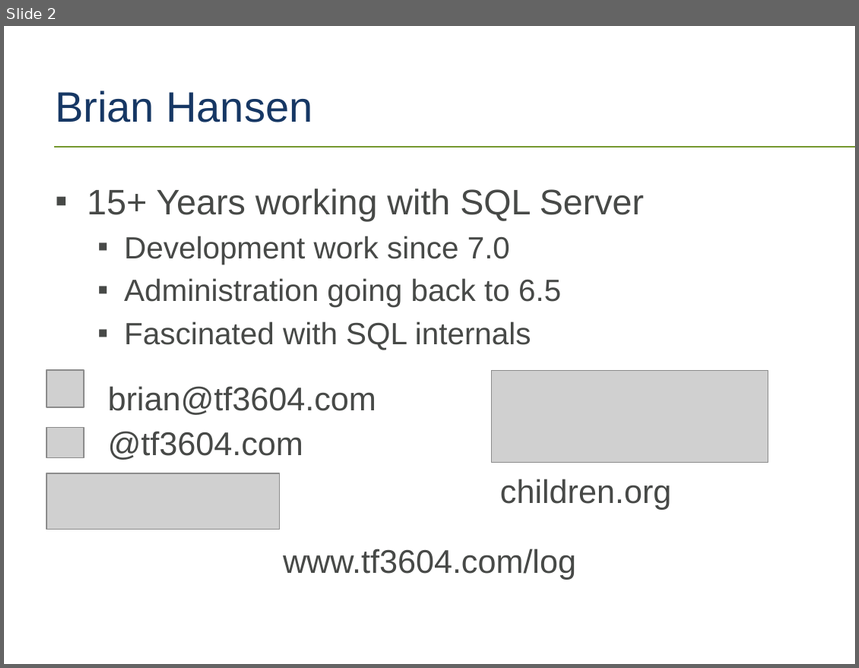
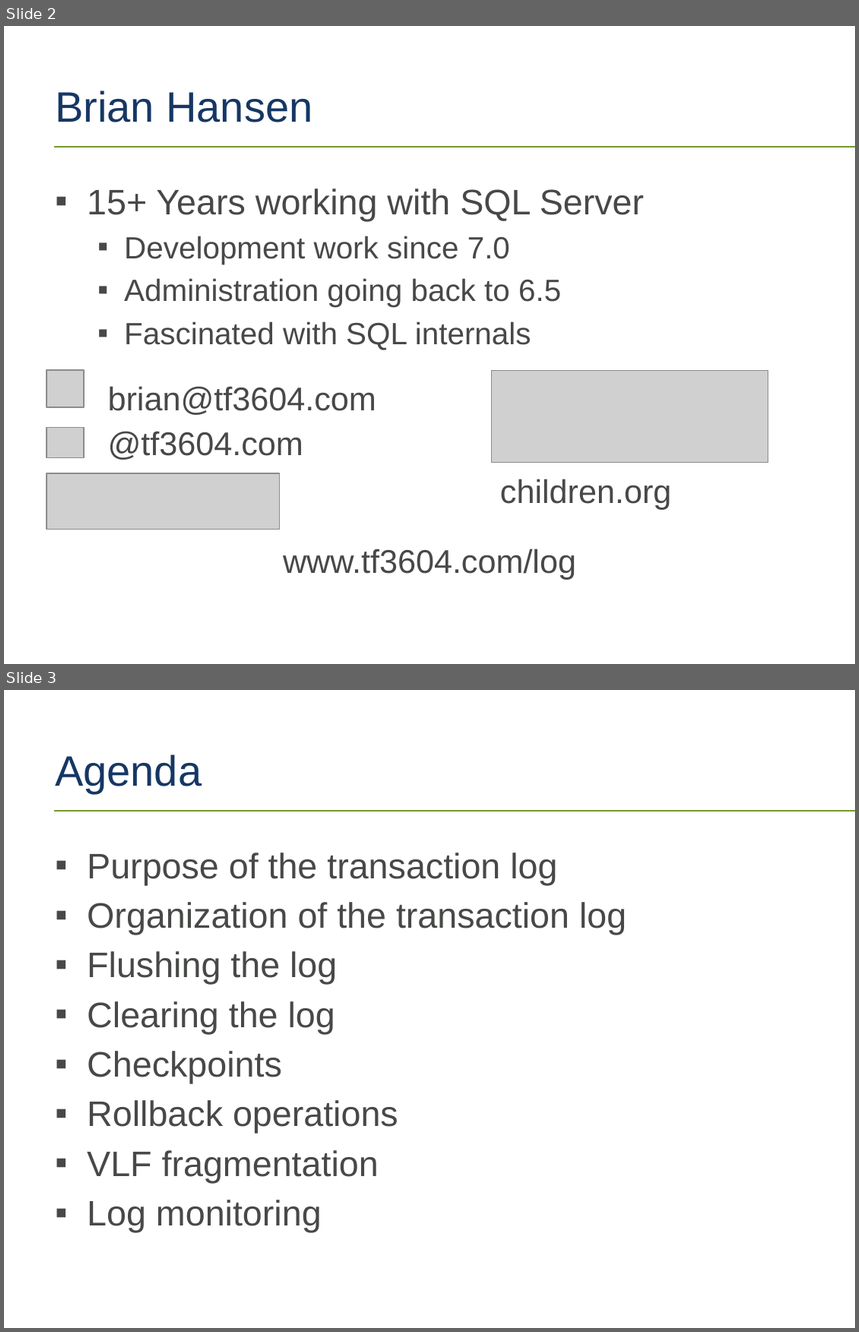
Before and after one commit to tf3604/LogFilePresentation, a slide deck: TransactionLog.pptx. Shown one above the other, each under a label of ours: slide 2 before the commit, slides 2 and 3 after it. The pictures are 859x668 and 859x1332 pixels, drawn with LibreOffice and Linux fonts; fonts in the diff are those of the drawing; grey boxes stand for pictures; background and template pictures are left out. Boxes give left, top, right and bottom in pixels: in the first picture for what was removed or moved away, otherwise in the second. Text is boxed around its words. In the diff, an @@ line names an element or a change of style, - is before the commit and + after.

Commit message:
Add agenda and purpose slides.

```diff
--- a/TransactionLog.pptx
+++ b/TransactionLog.pptx
@@ slide 3 added at [4, 690, 855, 1328], background #FFFFFF; not listed: 1 template element that a slide beside it also shows @@
@@ title added at [55, 755, 202, 793], 36 pt, text #163764 @@
+Agenda
@@ text added at [87, 853, 626, 1233], 30 pt, text #474947 @@
+▪ Purpose of the transaction log
+▪ Organization of the transaction log
+▪ Flushing the log
+▪ Clearing the log
+▪ Checkpoints
+▪ Rollback operations
+▪ VLF fragmentation
+▪ Log monitoring
```
Also in this commit, not shown: 1 other slide added.
